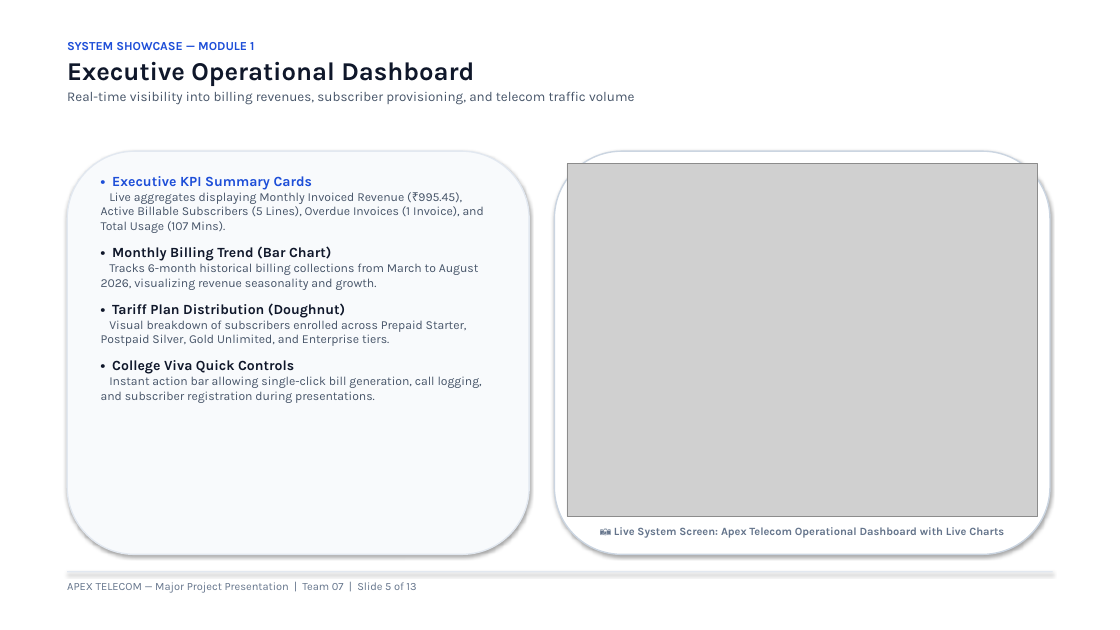
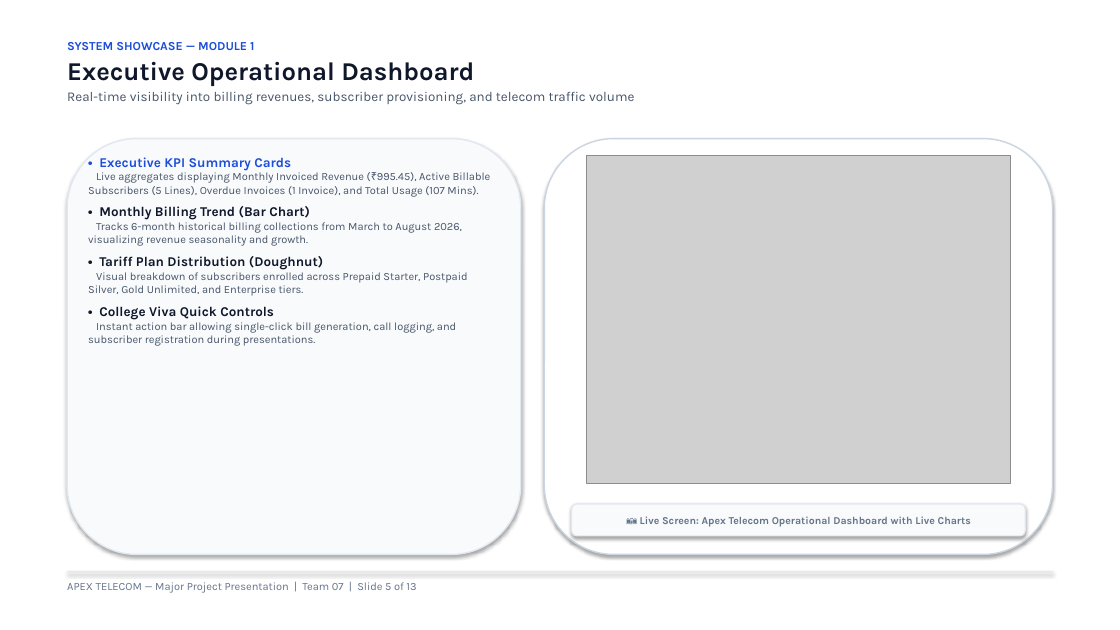
Before and after one commit to ashlesh0805/TelephoneBillManagementSystem, a slide deck: slide 5 of Telephone_Bill_Management_System_Team07.pptx. Drawn at 1120x630 pixels with LibreOffice and Linux fonts; fonts in the diff are those of the drawing; grey boxes stand for pictures. Boxes give left, top, right and bottom in pixels: in the first picture for what was removed or moved away, otherwise in the second. Text is boxed around its words. In the diff, an @@ line names an element or a change of style, - is before the commit and + after.

Commit message:
docs: polish deck widgets with comfortable margins, centered screenshots, and white theme

```diff
--- a/Telephone_Bill_Management_System_Team07.pptx
+++ b/Telephone_Bill_Management_System_Team07.pptx
@@ rounded rectangle: place and size @@
-rounded rectangle at box(67, 151, 529, 555)
+rounded rectangle at box(67, 139, 521, 555)
@@ rounded rectangle: place and size @@
-rounded rectangle at box(555, 151, 1050, 555)
+rounded rectangle at box(544, 139, 1053, 555)
@@ text "• Executive KPI Summary Cards": place and size @@
-text "• Executive KPI Summary Cards" at box(101, 176, 484, 403)
+text "• Executive KPI Summary Cards" at box(88, 157, 491, 346)
@@ text "• Executive KPI Summary Cards" at box(88, 157, 491, 346): size 12 to 11.5 pt in "• Executive KPI Summary Cards", "• Monthly Billing Trend (Bar Chart)", "• Tariff Plan Distribution (Doughnut)", "• College Viva Quick Controls"; size 10.5 to 9.5 pt in "Live aggregates displaying Monthly Invoiced Revenue (₹995.45 ...", "Tracks 6-month historical billing collections from March ...", "Visual breakdown of subscribers enrolled across Prepaid ...", "Instant action bar allowing single-click bill generation, ..."; less space between paragraphs @@
@@ picture: place and size @@
-picture at box(567, 164, 1038, 517)
+picture at box(586, 155, 1011, 483)
@@ rounded rectangle "📷 Live Screen: Apex Telecom ...": place and size @@
-rounded rectangle "📷 Live Screen: Apex Telecom ..." at box(614, 527, 1004, 538)
+rounded rectangle "📷 Live Screen: Apex Telecom ..." at box(571, 504, 1025, 536)
@@ rounded rectangle "📷 Live Screen: Apex Telecom ..." at box(571, 504, 1025, 536): vertical alignment top to middle; fill none to #F8FAFC; outline none to #E2E8F0 1 pt; shadow on @@
@@ text in rounded rectangle at box(640, 516, 971, 527): text changed; size 9.5 to 9 pt @@
-📷 Live System Screen: Apex Telecom Operational Dashboard with Live Charts
+📷 Live Screen: Apex Telecom Operational Dashboard with Live Charts
```
Also in this commit, not shown: 12 other slides changed, 3 other files.
